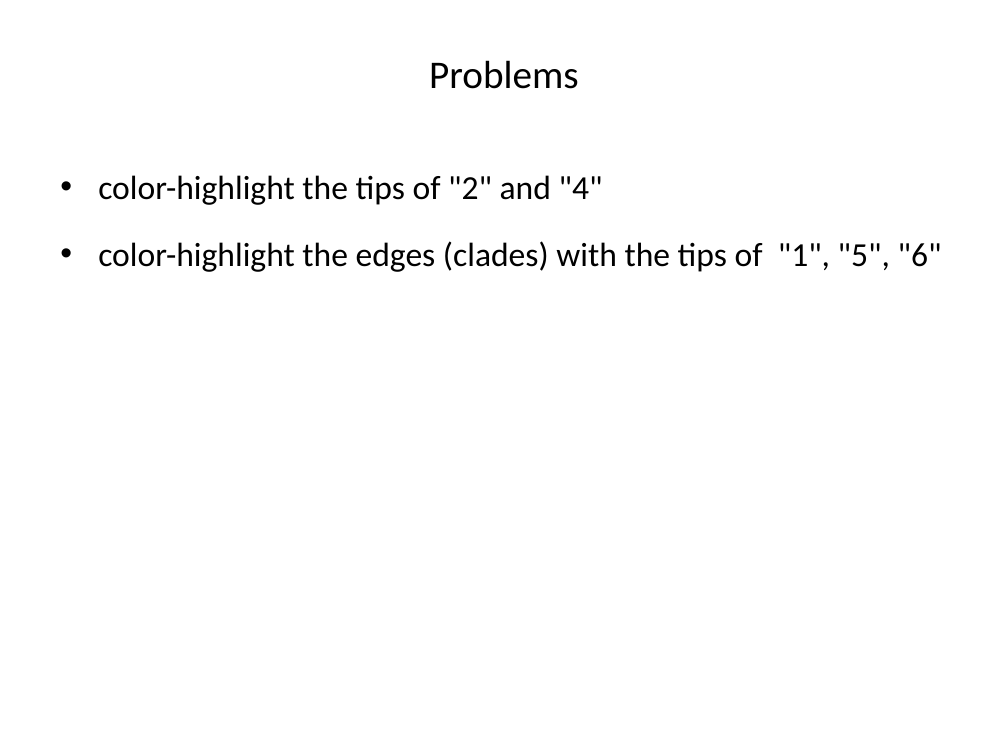
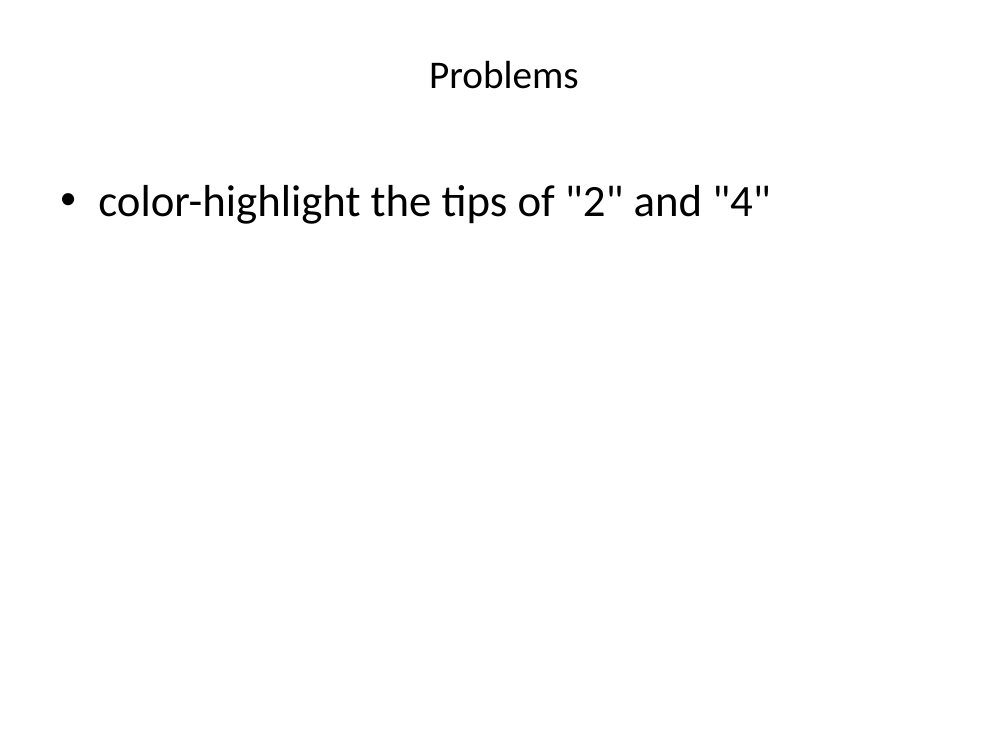
Before and after one commit to liu3zhenlab/teaching, a slide deck: slide 16 of PLPTH813Bioinformatis/2019/labs/lab08_phylogeny.pptx. Drawn at 1008x756 pixels with LibreOffice and Linux fonts; fonts in the diff are those of the drawing. Boxes give left, top, right and bottom in pixels: in the first picture for what was removed or moved away, otherwise in the second. Text is boxed around its words. In the diff, an @@ line names an element or a change of style, - is before the commit and + after.

```diff
--- a/PLPTH813Bioinformatis/2019/labs/lab08_phylogeny.pptx
+++ b/PLPTH813Bioinformatis/2019/labs/lab08_phylogeny.pptx
@@ text "color-highlight the tips of "2" ..." at [98, 185, 771, 224]: size 24 to 32 pt; more space between paragraphs @@
@@ text at [98, 241, 942, 272]: paragraph removed @@
-• color-highlight the edges (clades) with the tips of "1", "5", "6"
```
Also in this commit, not shown: 3 other slides changed.
